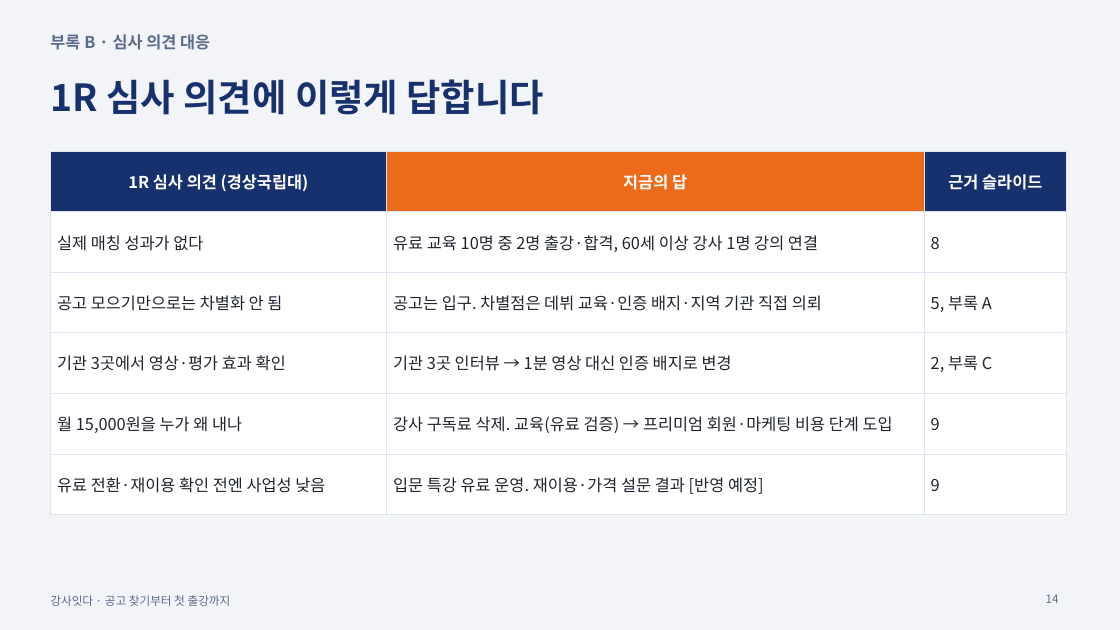
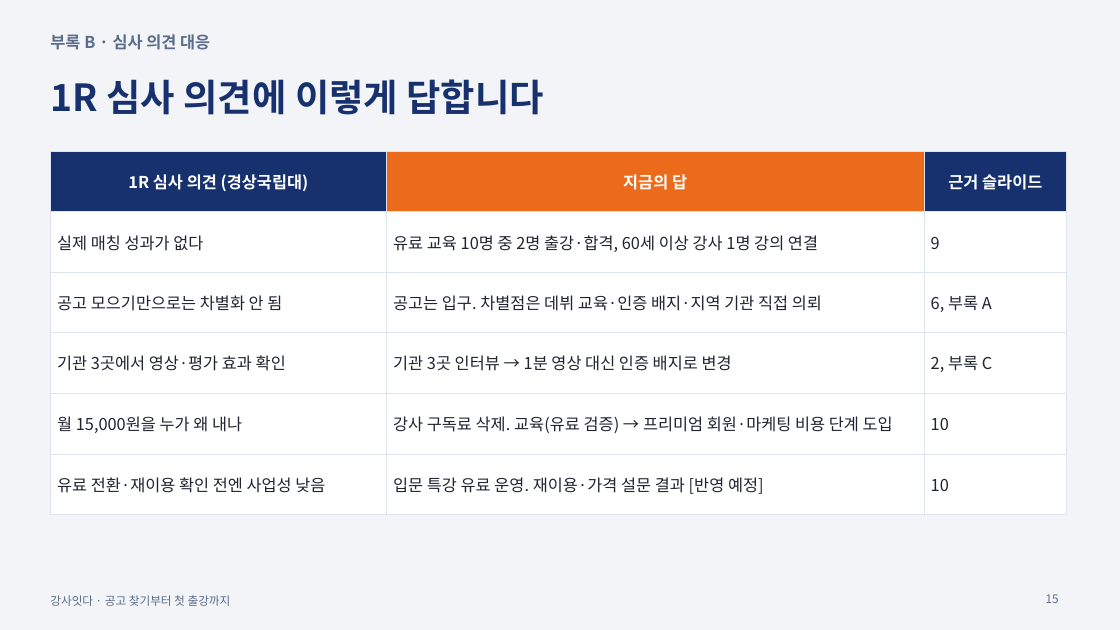
Before and after one commit to thskal17-sudo/-, a slide deck: slide 15 of reports/강사잇다 발표 PPT 구성안.pptx (slide 14 before the commit). Drawn at 1120x630 pixels with LibreOffice and Linux fonts; fonts in the diff are those of the drawing. Boxes give left, top, right and bottom in pixels: in the first picture for what was removed or moved away, otherwise in the second. Text is boxed around its words. In the diff, an @@ line names an element or a change of style, - is before the commit and + after.

```diff
--- a/reports/강사잇다 발표 PPT 구성안.pptx
+++ b/reports/강사잇다 발표 PPT 구성안.pptx
@@ table at [50, 151, 1067, 498] @@
-row 2, column 3: 8
+row 2, column 3: 9
-row 3, column 3: 5, 부록 A
+row 3, column 3: 6, 부록 A
-row 5, column 3: 9
+row 5, column 3: 10
-row 6, column 3: 9
+row 6, column 3: 10
@@ page number at [1046, 594, 1059, 603]: text changed @@
-14
+15
```
Also in this commit, not shown: 1 slide added.
